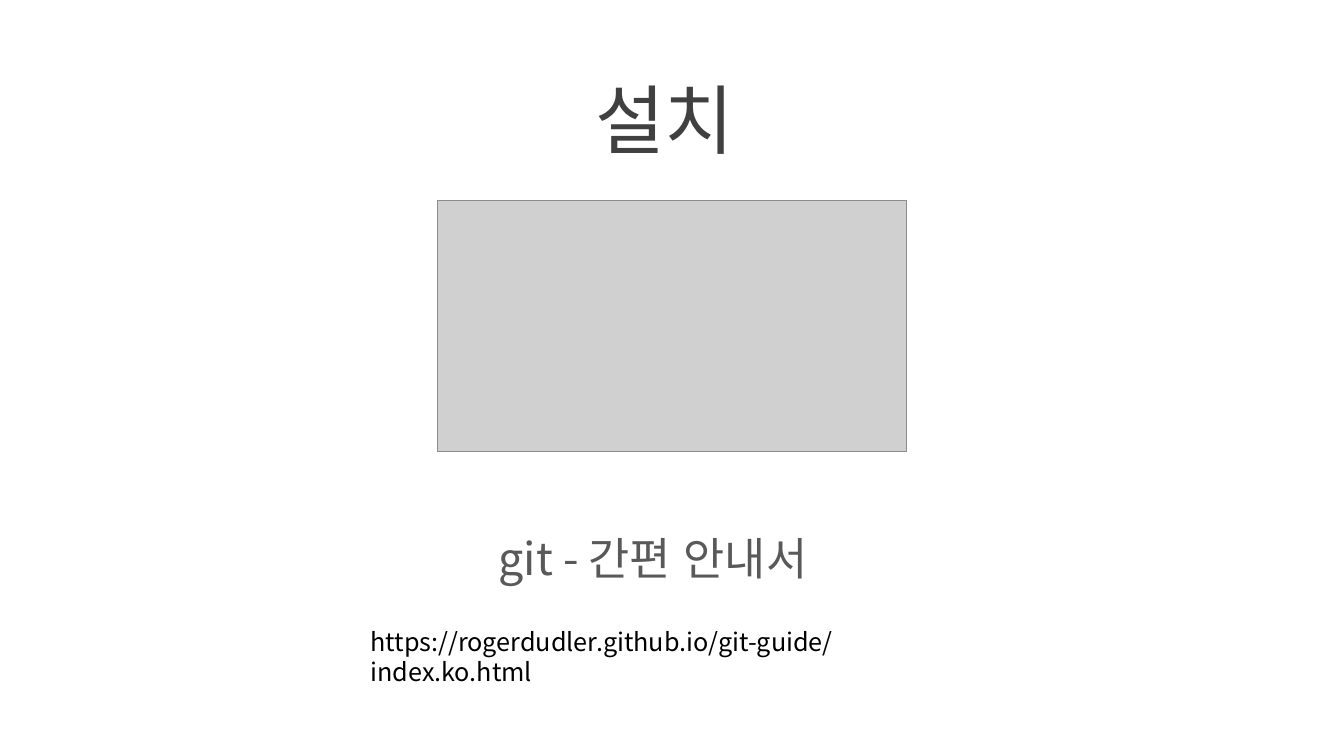
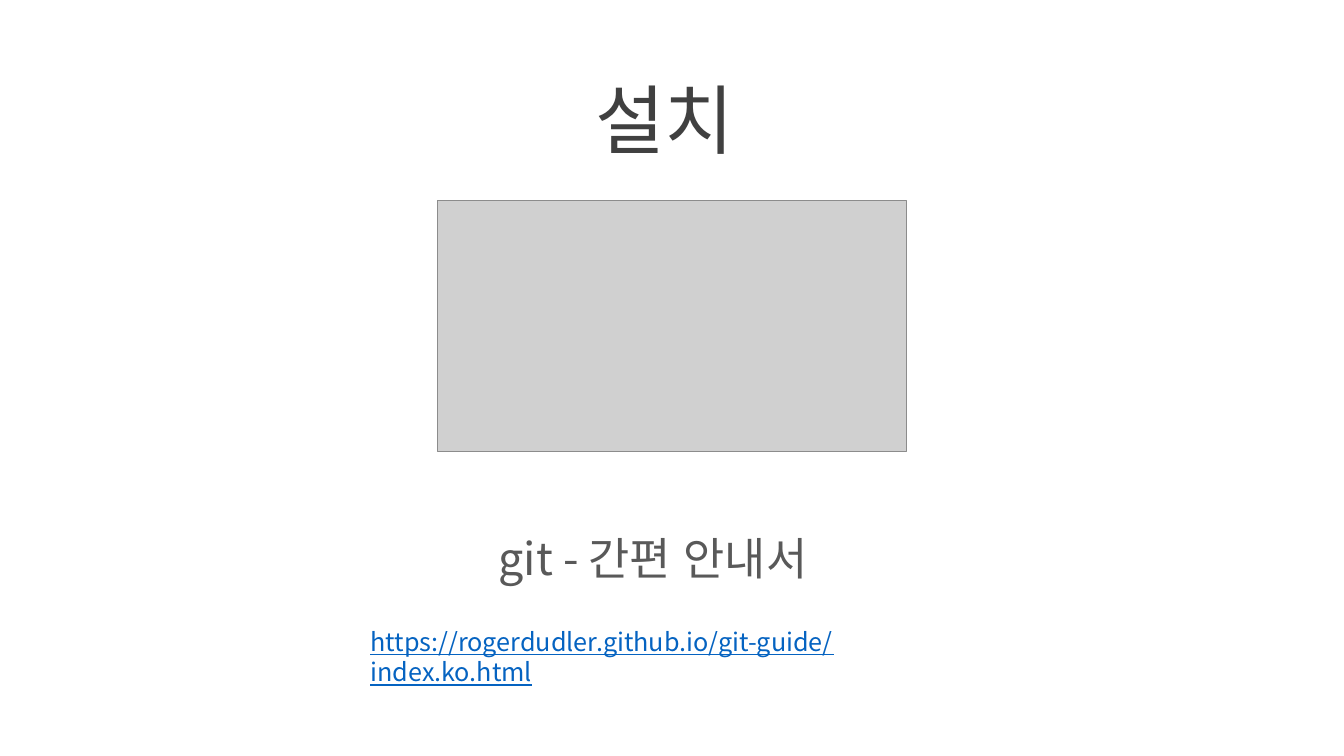
Before and after one commit to juniair/Summary-PPT, a slide deck: slide 10 of git 사용법.pptx. Drawn at 1344x756 pixels with LibreOffice and Linux fonts; fonts in the diff are those of the drawing; grey boxes stand for pictures. Boxes give left, top, right and bottom in pixels: in the first picture for what was removed or moved away, otherwise in the second. Text is boxed around its words. In the diff, an @@ line names an element or a change of style, - is before the commit and + after.

```diff
--- a/git 사용법.pptx
+++ b/git 사용법.pptx
@@ text "https://rogerdudler.github.io/git-guide/index.ko.html" at [370, 631, 832, 686]: text colour #000000 to #0563C1, underline on @@
```
Also in this commit, not shown: 6 other slides changed.
